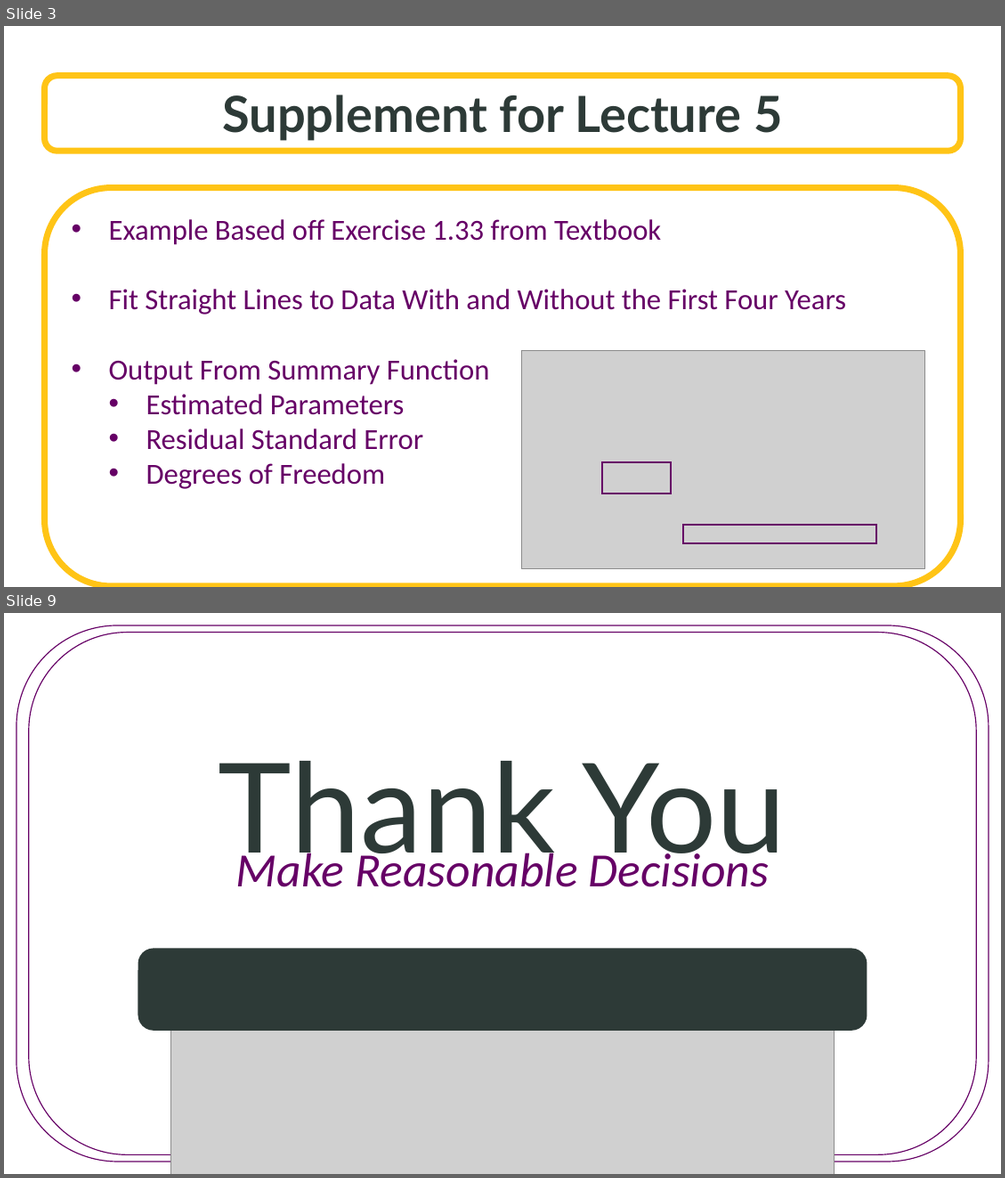
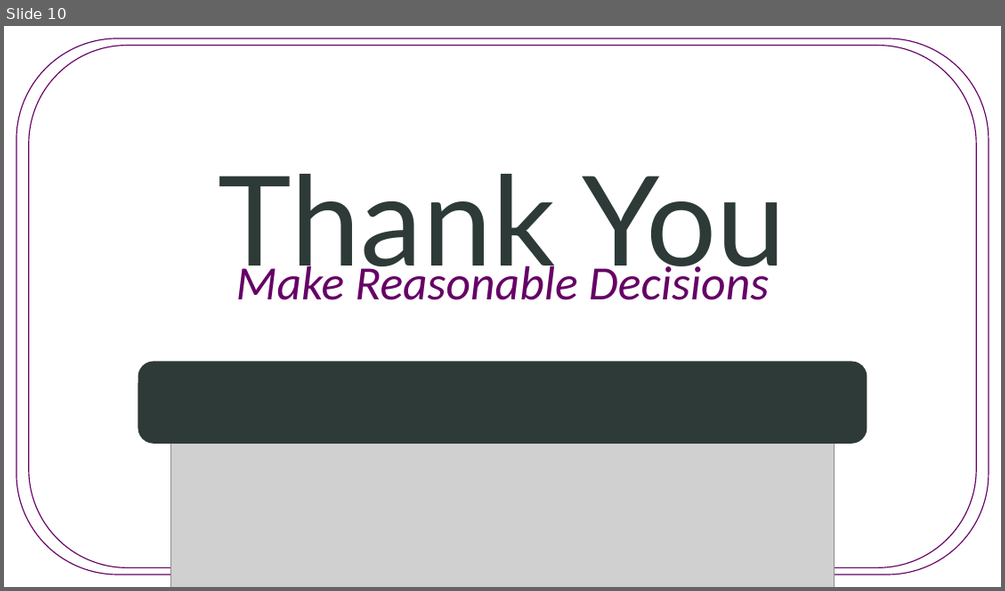
Before and after one commit to SuperMarioGiacomazzo/STOR455_WEBSITE, a slide deck: Lectures/7 - Outliers and Influential Points.pptx. Shown one above the other, each under a label of ours: slides 3 and 9 before the commit, slide 10 after it; the slides between them are not shown. The pictures are 1005x1178 and 1005x591 pixels, drawn with LibreOffice and Linux fonts; fonts in the diff are those of the drawing; grey boxes stand for pictures; background and template pictures are left out. Boxes give left, top, right and bottom in pixels: in the first picture for what was removed or moved away, otherwise in the second. Text is boxed around its words. In the diff, an @@ line names an element or a change of style, - is before the commit and + after.

```diff
--- a/Lectures/7 - Outliers and Influential Points.pptx
+++ b/Lectures/7 - Outliers and Influential Points.pptx
@@ slide 3 removed at [4,26,1001,587], background picture (left out) @@
@@ rounded rectangle removed at [44,75,961,151] @@
-Supplement for Lecture 5
@@ rounded rectangle removed at [44,187,961,586] @@
-• Example Based off Exercise 1.33 from Textbook
-• Fit Straight Lines to Data With and Without the First Four Years
-• Output From Summary Function
-  • Estimated Parameters
-  • Residual Standard Error
-  • Degrees of Freedom
@@ picture removed at [521,350,924,568] @@
@@ rectangle removed at [602,462,671,493] @@
@@ rectangle removed at [683,524,876,543] @@
@@ what was slide 9 is now slide 10 @@
```
Also in this commit, not shown: 2 slides changed, 7 slides added, 5 other slides removed, 18 other files.
